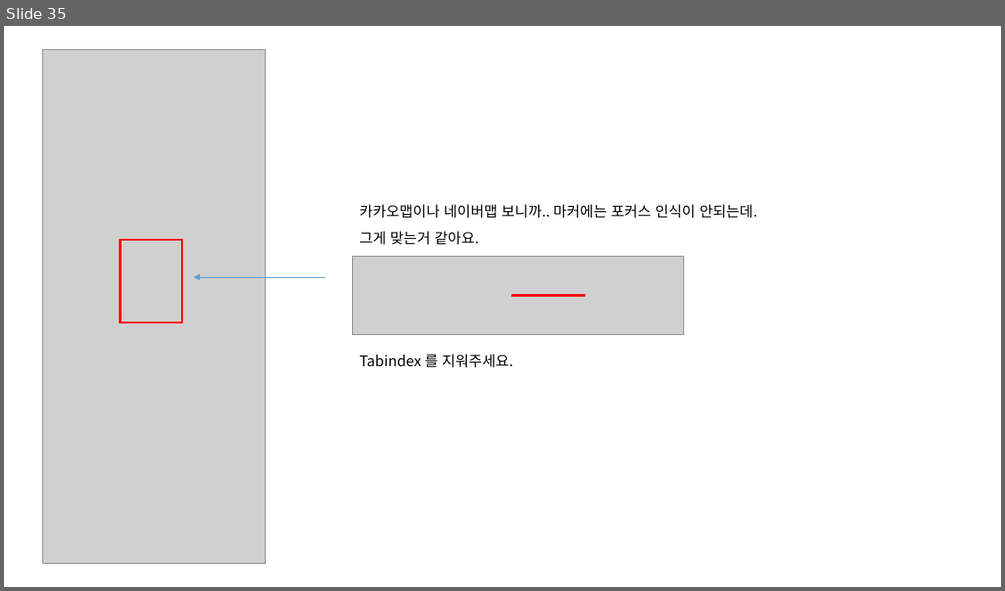
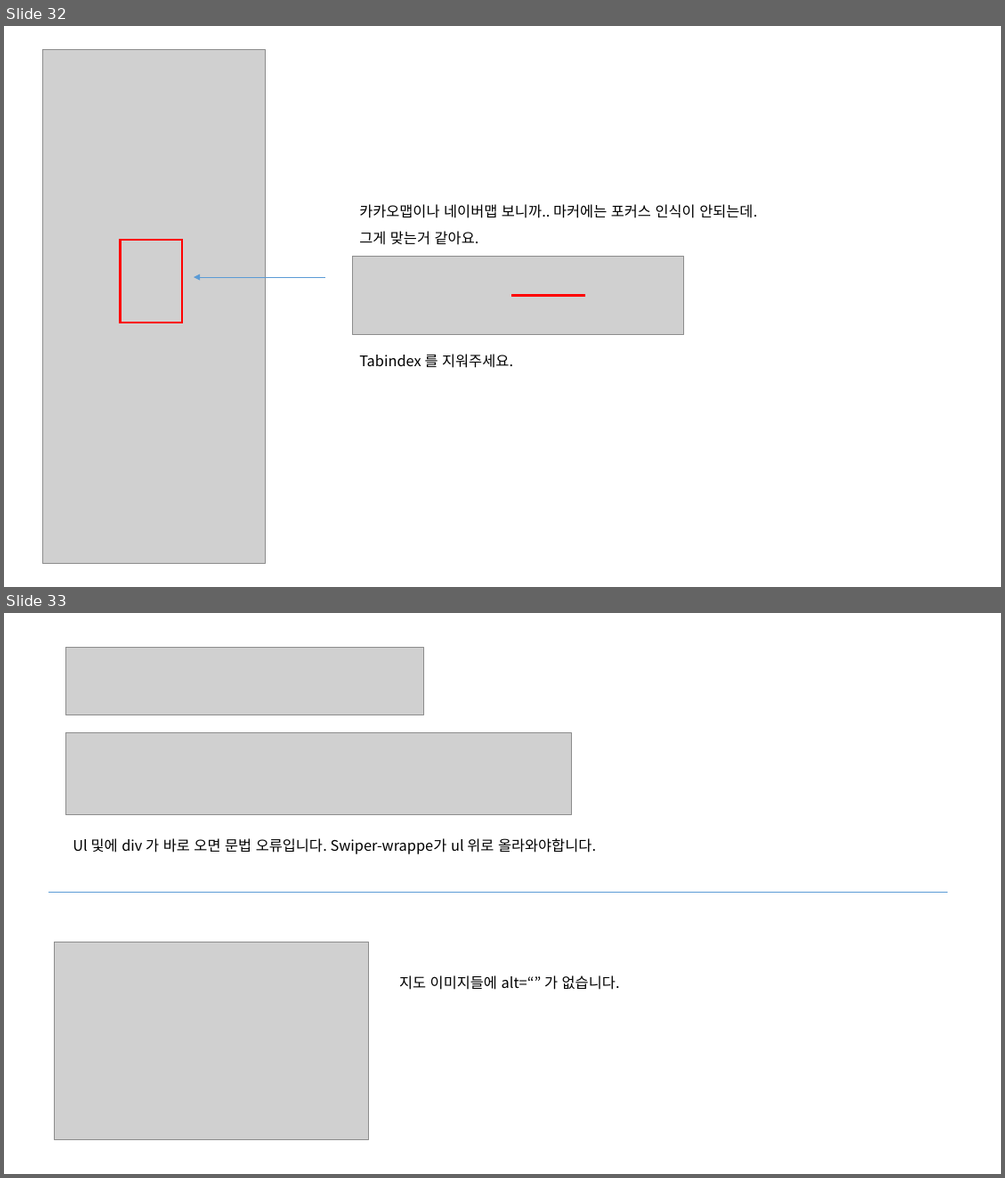
Before and after one commit to jeoungGyy/sejong, a slide deck: ppt/웹접근성 오류 체크(운영).pptx. Shown one above the other, each under a label of ours: slide 35 before the commit, slides 32 and 33 after it. The pictures are 1005x591 and 1005x1178 pixels, drawn with LibreOffice and Linux fonts; fonts in the diff are those of the drawing; grey boxes stand for pictures. Boxes give left, top, right and bottom in pixels: in the first picture for what was removed or moved away, otherwise in the second. Text is boxed around its words. In the diff, an @@ line names an element or a change of style, - is before the commit and + after.

Commit message:
웹접근성 오류 체크(운영) 추가

```diff
--- a/ppt/웹접근성 오류 체크(운영).pptx
+++ b/ppt/웹접근성 오류 체크(운영).pptx
@@ slide 33 added at <box>4,613,1001,1174</box>, background #FFFFFF @@
@@ picture added at <box>65,648,423,714</box> @@
@@ picture added at <box>65,732,571,814</box> @@
@@ text added at <box>73,838,596,854</box>, 14 pt, text #000000 @@
+Ul 및에 div 가 바로 오면 문법 오류입니다. Swiper-wrappe가 ul 위로 올라와야합니다.
@@ line added from (48, 892) to (947, 892), #5B9BD5 0.5 pt @@
@@ picture added at <box>54,942,369,1140</box> @@
@@ text added at <box>399,975,620,989</box>, 14 pt, text #000000 @@
+지도 이미지들에 alt=“” 가 없습니다.
@@ what was slide 35 is now slide 32 @@
```
Also in this commit, not shown: 1 slide changed, 2 other slides added, 2 slides removed.
